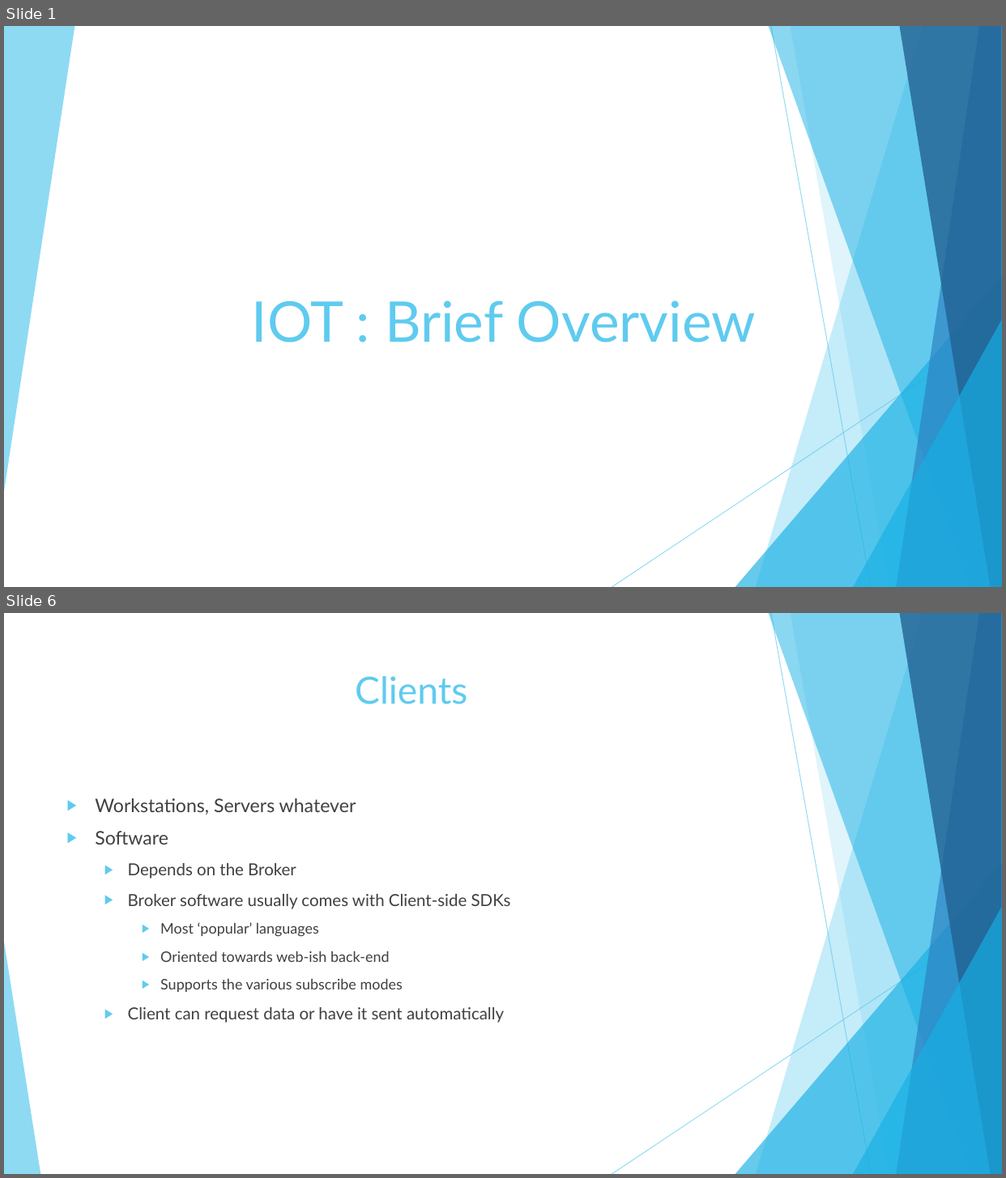
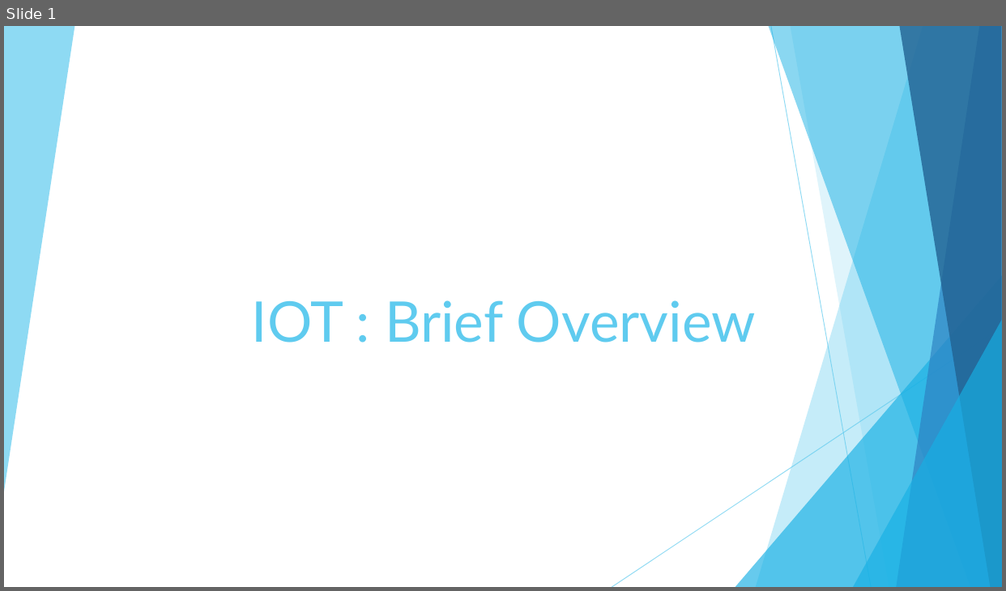
Before and after one commit to dmh2000/iot, a slide deck: IOT.pptx. Shown one above the other, each under a label of ours: slides 1 and 6 before the commit, slide 1 after it; the slides between them are not shown. The pictures are 1006x1178 and 1006x591 pixels, drawn with LibreOffice and Linux fonts; fonts in the diff are those of the drawing. Boxes give left, top, right and bottom in pixels: in the first picture for what was removed or moved away, otherwise in the second. Text is boxed around its words. In the diff, an @@ line names an element or a change of style, - is before the commit and + after.

```diff
--- a/IOT.pptx
+++ b/IOT.pptx
@@ slide 6 removed at [4,613,1002,1174], background #FFFFFF; not listed: 9 template elements that a slide beside it also shows @@
@@ title removed at [355,676,467,705] @@
-Clients
@@ text removed at [95,798,511,1023] @@
-▶ Workstations, Servers whatever
-▶ Software
-  ▶ Depends on the Broker
-  ▶ Broker software usually comes with Client-side SDKs
-    ▶ Most ‘popular’ languages
-    ▶ Oriented towards web-ish back-end
-    ▶ Supports the various subscribe modes
-  ▶ Client can request data or have it sent automatically
@@ triangle removed at [4,942,40,1174] @@
```
Also in this commit, not shown: 5 slides changed, 4 slides added.
